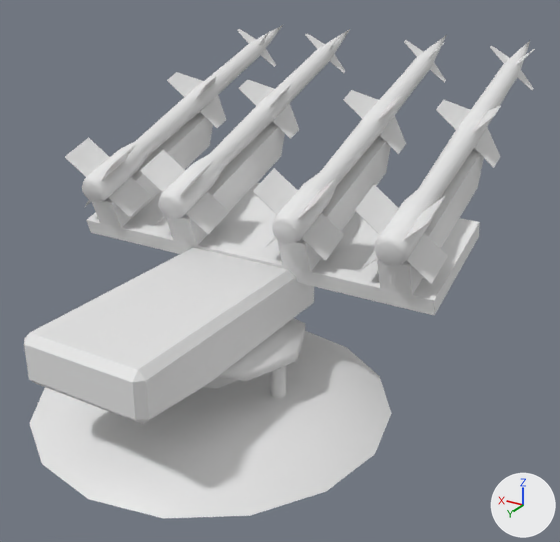
The FBX model WorldWar3/Assets/Modelos3D/c-75.fbx, before and after one commit.
One viewpoint serves both versions: a 50 mm camera at (-7.91, 10.62, 8.4) aimed at (-0.31, -2.05, 2.07). The lights are fixed; the arrows at lower right show +X, +Y and +Z. Where no turn or scale is listed for an object, it has been applied to the vertices.

Objects in the first picture: 'c-75', 'c-75_missile.001', 'c-75_missile.002', 'c-75_missile.003', 'c-75_missile.004'.
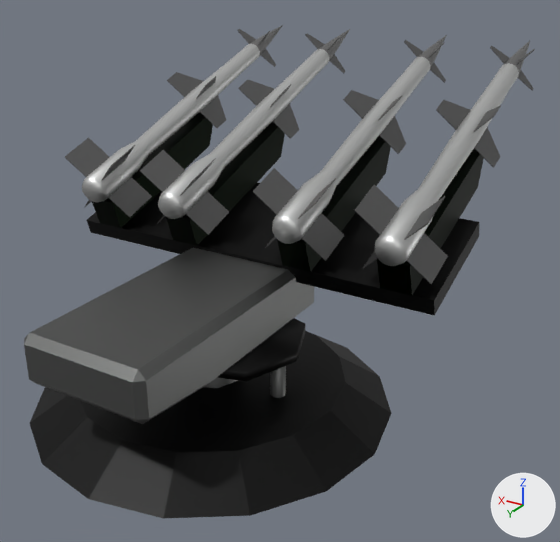
Where the newer file only moved an object's origin or applied its transform, the numbers keep the older frame.

The change, as a list of edits to the scene's bpy script:
```text
Add img_palette_png:
    img_palette_png = load_image('palette.png', 'palette.png', 16, 16, 'sRGB')
Add mat_material:
    mat_material = principled_material('Material')
    mat_material.texture = img_palette_png
    mat_material.metallic = 1.0
Change me_cylinder_012:
    where me_cylinder_012.from_pydata(...)  # 226 vertices, 216 faces; spans x -0.64..0.64, y -4.38..3.44, z -1.7..1.51
    add me_cylinder_012.materials.append(mat_material)  # picture img_palette_png
Change me_c_75:
    where me_c_75.from_pydata(...)  # 174 vertices, 168 faces; spans x -4.0..4.0, y -4.57..3.5, z 0.0..4.64
    used by ob_c_75; location = (0.0, 0.0, 0.0)
    me_c_75 part 1: texture (UV) coordinates of 168 of 168 faces, centred in x -4.0..4.0, y -4.42..3.42, z 0.3..4.22, changed; they spanned u 0.0..1.0, v 0.0..1.0 and now span u 0.29..0.85, v 0.65..0.97
    add me_c_75.materials.append(mat_material)  # picture img_palette_png
Change me_cylinder_011:
    where me_cylinder_011.from_pydata(...)  # 226 vertices, 216 faces; spans x -0.64..0.64, y -4.38..3.44, z -1.7..1.51
    used by ob_c_75_missile_004; location = (-3.31, -3.89, 4.73)
    me_cylinder_011 part 2: texture (UV) coordinates of 216 of 216 faces, centred in x -0.64..0.64, y -3.87..3.41, z -1.57..1.49, changed; they spanned u 0.0..1.0, v 0.0..1.0 and now span u 0.79..0.85, v 0.09..0.34
    add me_cylinder_011.materials.append(mat_material)  # picture img_palette_png
Change me_cylinder_010:
    where me_cylinder_010.from_pydata(...)  # 226 vertices, 216 faces; spans x -0.64..0.64, y -4.38..3.44, z -1.7..1.51
    used by ob_c_75_missile_002; location = (1.3, -3.89, 4.73)
    me_cylinder_010 part 4: texture (UV) coordinates of 216 of 216 faces, centred in x -0.64..0.64, y -3.87..3.41, z -1.57..1.49, changed; they spanned u 0.0..1.0, v 0.0..1.0 and now span u 0.79..0.85, v 0.09..0.34
    add me_cylinder_010.materials.append(mat_material)  # picture img_palette_png
Change me_cylinder_007:
    where me_cylinder_007.from_pydata(...)  # 226 vertices, 216 faces; spans x -0.64..0.64, y -4.38..3.44, z -1.7..1.51
    used by ob_c_75_missile_001; location = (3.31, -3.89, 4.73)
    me_cylinder_007 part 3: texture (UV) coordinates of 216 of 216 faces, centred in x -0.64..0.64, y -3.87..3.41, z -1.57..1.49, changed; they spanned u 0.0..1.0, v 0.0..1.0 and now span u 0.79..0.85, v 0.09..0.34
    add me_cylinder_007.materials.append(mat_material)  # picture img_palette_png
```

Boxes [x1, y1, x2, y2] around the edits, measured in the pictures (560 x 542 px):
'c-75', recoloured, surface changed (white to black)
    both: [24, 112, 484, 519]
'c-75_missile.004', recoloured, surface changed (white to grey)
    both: [354, 41, 535, 284]
'c-75_missile.003', recoloured (white to grey)
    both: [253, 35, 447, 261]
'c-75_missile.002', recoloured, surface changed (white to grey)
    both: [140, 29, 350, 235]
'c-75_missile.001', recoloured, surface changed (white to grey)
    both: [65, 24, 284, 217]
